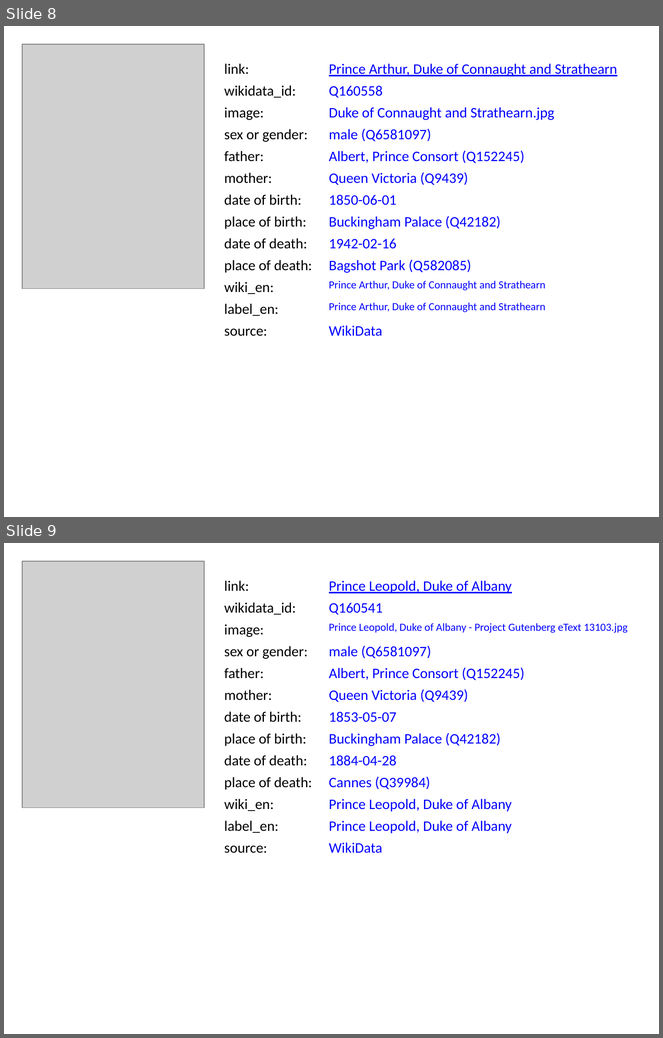
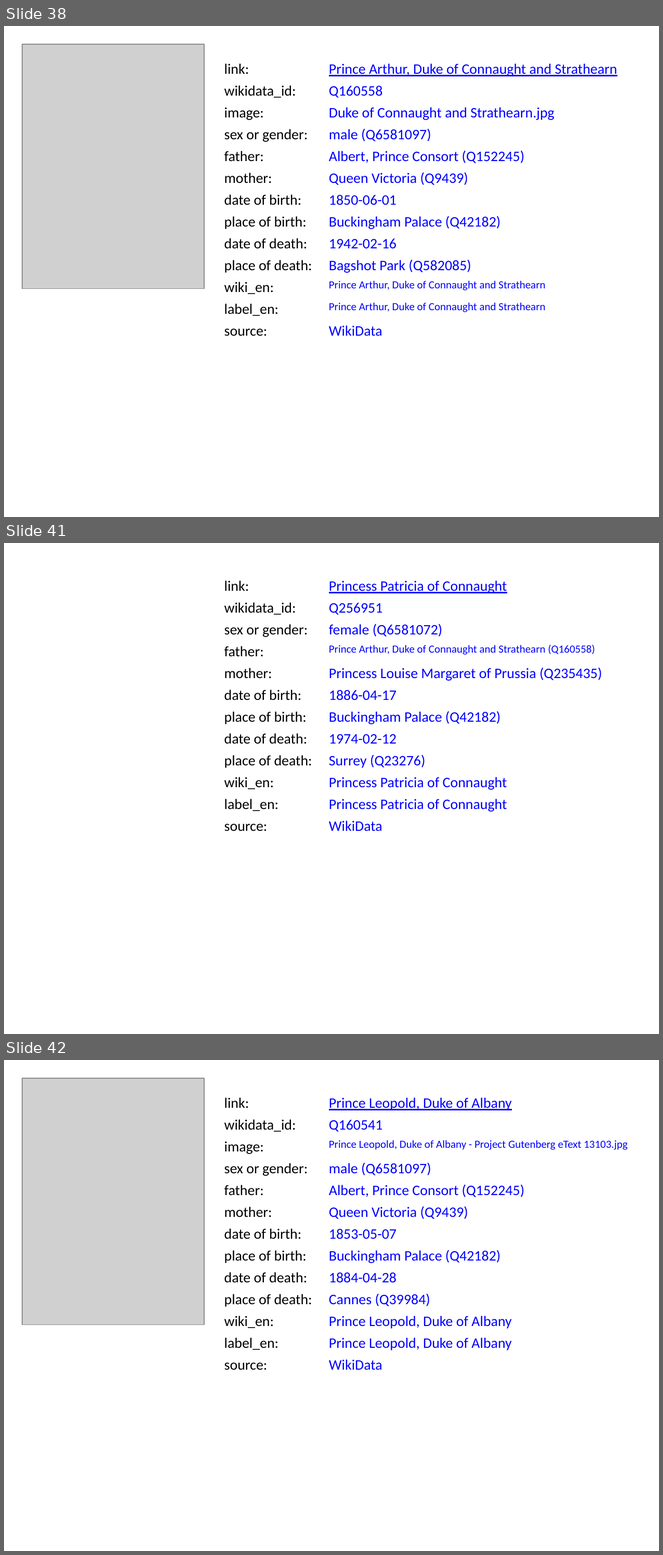
Before and after one commit to BITPlan/com.bitplan.simplegraph, a slide deck: simplegraph-powerpoint/QueenVictoria.pptx. Shown one above the other, each under a label of ours: slides 8 and 9 before the commit, slides 38, 41 and 42 after it; the slides between them are not shown. The pictures are 663x1038 and 663x1555 pixels, drawn with LibreOffice and Linux fonts; fonts in the diff are those of the drawing; grey boxes stand for pictures. Boxes give left, top, right and bottom in pixels: in the first picture for what was removed or moved away, otherwise in the second. Text is boxed around its words. In the diff, an @@ line names an element or a change of style, - is before the commit and + after.

```diff
--- a/simplegraph-powerpoint/QueenVictoria.pptx
+++ b/simplegraph-powerpoint/QueenVictoria.pptx
@@ slide 41 added at (x1=4, y1=543, x2=659, y2=1034), background #FFFFFF @@
@@ text added at (x1=224, y1=580, x2=249, y2=591), 16 pt, text #000000 @@
+link:
@@ text added at (x1=329, y1=580, x2=507, y2=593), 16 pt, text #0000FF, underline @@
+Princess Patricia of Connaught
@@ text added at (x1=224, y1=602, x2=296, y2=615), 16 pt, text #000000 @@
+wikidata_id:
@@ text added at (x1=329, y1=603, x2=383, y2=615), 16 pt, text #0000FF @@
+Q256951
@@ text added at (x1=224, y1=624, x2=308, y2=637), 16 pt, text #000000 @@
+sex or gender:
@@ text added at (x1=329, y1=624, x2=443, y2=637), 16 pt, text #0000FF @@
+female (Q6581072)
@@ text added at (x1=224, y1=646, x2=264, y2=657), 16 pt, text #000000 @@
+father:
@@ text added at (x1=329, y1=645, x2=595, y2=655), 12 pt, text #0000FF @@
+Prince Arthur, Duke of Connaught and Strathearn (Q160558)
@@ text added at (x1=329, y1=667, x2=603, y2=681), 16 pt, text #0000FF @@
+Princess Louise Margaret of Prussia (Q235435)
@@ text added at (x1=224, y1=668, x2=272, y2=679), 16 pt, text #000000 @@
+mother:
@@ text added at (x1=224, y1=690, x2=271, y2=766), 16 pt, text #000000 @@
+date of birth:
@@ text added at (x1=254, y1=690, x2=301, y2=701), 16 pt, text #000000 @@
+place of birth:
@@ text added at (x1=329, y1=690, x2=397, y2=701), 16 pt, text #0000FF @@
+1886-04-17
@@ text added at (x1=224, y1=711, x2=307, y2=744), 16 pt, text #000000 @@
+place of death:
@@ text added at (x1=329, y1=711, x2=501, y2=724), 16 pt, text #0000FF @@
+Buckingham Palace (Q42182)
@@ text added at (x1=224, y1=733, x2=312, y2=766), 16 pt, text #000000 @@
+date of death:
@@ text added at (x1=329, y1=734, x2=397, y2=744), 16 pt, text #0000FF @@
+1974-02-12
@@ text added at (x1=329, y1=755, x2=425, y2=768), 16 pt, text #0000FF @@
+Surrey (Q23276)
@@ text added at (x1=224, y1=777, x2=279, y2=811), 16 pt, text #000000 @@
+wiki_en:
@@ text added at (x1=224, y1=777, x2=274, y2=789), 16 pt, text #000000 @@
+label_en:
@@ text added at (x1=329, y1=777, x2=507, y2=790), 16 pt, text #0000FF @@
+Princess Patricia of Connaught
@@ text added at (x1=329, y1=799, x2=507, y2=812), 16 pt, text #0000FF @@
+Princess Patricia of Connaught
@@ text added at (x1=329, y1=821, x2=383, y2=832), 16 pt, text #0000FF @@
+WikiData
@@ text added at (x1=224, y1=824, x2=268, y2=832), 16 pt, text #000000 @@
+source:
@@ what was slide 8 is now slide 38 @@
@@ what was slide 9 is now slide 42 @@
```
Also in this commit, not shown: 38 other slides added, 16 other files.
